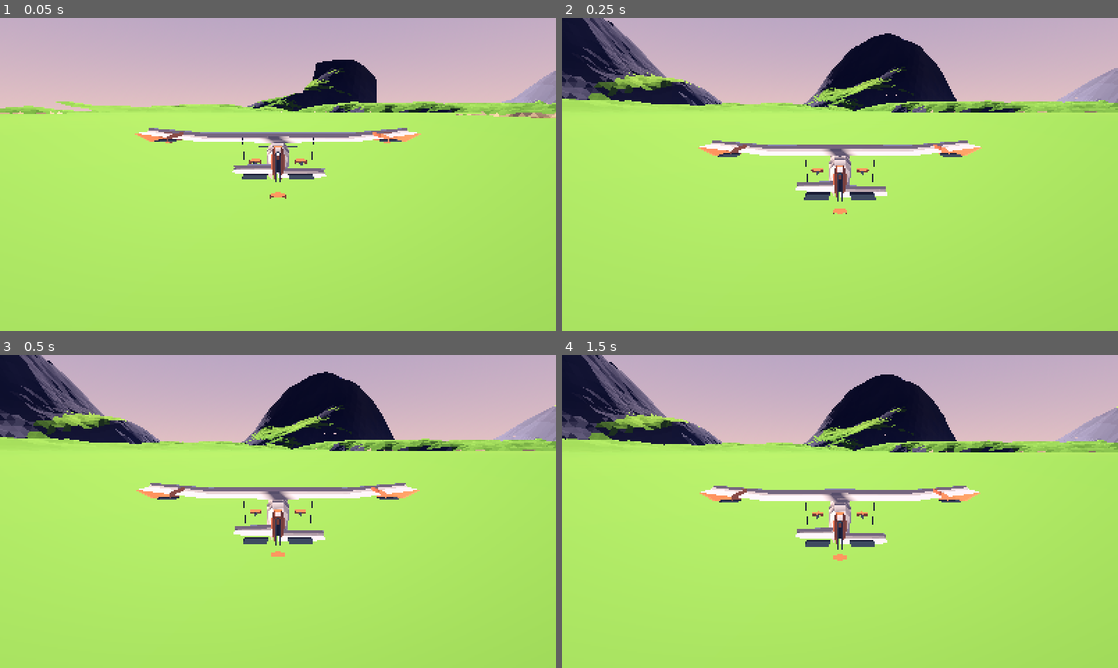
Above: before the commit, frames 1-4 (two rows, left to right).
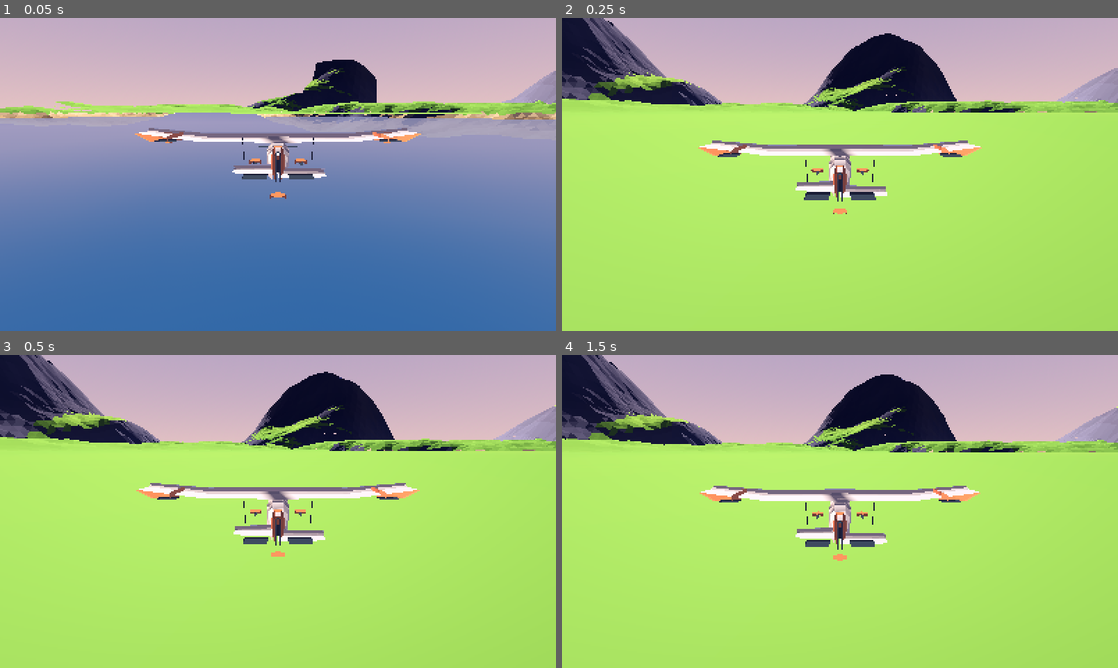
Above: after the commit, the same moments.

Repository: Virtualord/zephyr-way
Game: Godot game, scene res://scenes/main/Main.tscn
Same seed, same stepped clock (60 frames per second), same inputs: the game is played once before the commit and once after it.
Inputs:
- Up to frame 1 (0.05 s): no input
- Up to frame 2 (0.25 s): no input
- Up to frame 3 (0.5 s): no input
- Up to frame 4 (1.5 s): hold D (roll_right) 0.53-1.28 s; hold Space (airbrake) from 1.28 s (still down)

The runs differ from the first frame. In frame 1, 67% of the frame differs, in the area x 0-100%, y 27-100%; in frame 2, nothing differs; in frame 3, nothing differs; in frame 4, nothing differs.

Commit message:
fix(world): chunk keys collided, leaving holes in the world
The chunk dictionary was keyed on a hash of the chunk's origin:
`x * 73856093 ^ y * 19349663`. That collides on symmetric positions — (3000, -1000)
and (-3000, 1000) hash identically — so one chunk silently overwrote another and the
build stopped at 246 of 289 with an empty queue and no error anywhere.

Found by rendering the island and looking at it. Every numeric test passed
throughout: built_chunk_count() was simply smaller than the grid, and the missing
chunks were holes in the world with nothing to notice them by. The aerial view
showed a slab of terrain hanging in the sky that turned out to be the gap.

Replaced with a string key, which cannot collide. The cost is irrelevant at this
scale — a few hundred string builds when the focus moves.

Also fixed, from the same renders:

- The sea plane stopped at the same 3000 m as the terrain grid, so the world ended
  in a hard rectangular edge with sky behind it. Invisible from the ground, glaring
  from the air. Now sized from the island radius, subdivided so it has vertices to
  bend with, and far enough out to cover the terrain it sits under.
- The chunk grid's border was 2 chunks, which put the grid's edge inside the view
  frustum from altitude. Widened, and the reasoning recorded: a grid edge that ends
  in view reads as a hard line, and the grid is square so its corners reach
  sqrt(2) further than its edges.
- visibility_range_end was 3600 m against a 3000 m grid, so chunks could be culled
  while still in view.

Two scene_test.gd checks added, both of which would have caught this: every chunk of
the grid must be built, and chunk keys must be unique. The second checks the
mechanism directly, because the count alone cannot distinguish a key collision from a
grid that happens to have no symmetric pair.

Diff:
--- a/zephyr-way-opencode-pack/scripts/world/island.gd
+++ b/zephyr-way-opencode-pack/scripts/world/island.gd
@@ -16,14 +16,28 @@
 ## Distance in metres within which chunks are built at full detail.
 @export_range(200.0, 4000.0, 50.0) var detail_distance := 1100.0
 
-## Extent of the sea plane, in metres. Must exceed the island radius so the
-## horizon is water rather than an edge.
-@export var sea_extent := 6000.0
+## How far the sea plane reaches, in multiples of the island radius.
+##
+## The sea has to reach the edge of the built terrain, not merely the shoreline.
+## Everything outside the chunk grid is absent geometry, so a sea plane that stops
+## short of it leaves a hard rectangular edge in the world with sky showing through
+## behind -- invisible from the ground, where the sea fills the horizon anyway, and
+## glaring from the air. Measured: the grid reached 3000 m and the sea plane also
+## stopped at 3000 m, and the aerial view showed the island as a slab floating in
+## sky.
+##
+## Beyond the terrain's own edge the seabed keeps going -- `height_at()` returns
+## water indefinitely -- so the plane is what has to cover the gap, and it has to be
+## generous because it is also the horizon when flying.
+@export_range(2.0, 20.0, 0.5) var sea_extent_factor := 8.0
 @export var sea_color := Color("#1CA7C6")
 @export var sea_deep_color := Color("#0A4F8F")
 
-## Distance at which coarse chunks fade out, in metres.
-@export_range(1000.0, 8000.0, 100.0) var visibility_range := 3600.0
+## Distance at which terrain chunks fade out, in metres.
+##
+## Must exceed the grid's own half-extent, or chunks disappear while the camera can
+## still see them.
+@export_range(1000.0, 20000.0, 100.0) var visibility_range := 6000.0
 
 ## Chunks built per frame while filling in.
 ##
@@ -137,11 +151,18 @@
 
 ## Key identifying a chunk at a given detail level.
 ##
-## The detail is part of the key so both versions can coexist during a rebuild
-## without one overwriting the other.
-func _key_for(origin: Vector2, near: bool) -> int:
-	var detail := 1 if near else 0
-	return (int(origin.x) * 73856093) ^ (int(origin.y) * 19349663) ^ (detail * 83492791)
+## A String, not a hash of the coordinates.
+##
+## The previous key was `x * 73856093 ^ y * 19349663`, which collides on symmetric
+## positions: `(3000, -1000)` and `(-3000, 1000)` both hash to the same value, so
+## one chunk silently overwrote another and the build stopped at 246 of 289 with an
+## empty queue and no error. Nothing reported it — `built_chunk_count()` was simply
+## smaller than the grid, and the missing chunks were holes in the world.
+##
+## A string key cannot collide, and the cost is irrelevant at this scale: it is
+## computed a few hundred times when the focus moves.
+func _key_for(origin: Vector2, near: bool) -> String:
+	return "%d_%d_%s" % [int(origin.x), int(origin.y), "n" if near else "f"]
 
 
 ## Shared terrain material.
@@ -170,8 +191,15 @@
 ## A simple two-tone gradient by depth rather than a shader: milestone 04 owns the
 ## stylized ocean, and this only needs to read as water and provide a horizon.
 func _build_sea() -> void:
+	# Sized from the island rather than set, so growing the island cannot leave the
+	# sea short of the terrain. Subdivided as well, because a 32 km plane built from
+	## two triangles has no vertices to bend for a horizon, and its single huge quad
+	# is where precision problems show up first.
+	var extent := generator.island_radius * sea_extent_factor
 	var plane := PlaneMesh.new()
-	plane.size = Vector2(sea_extent, sea_extent)
+	plane.size = Vector2(extent, extent)
+	plane.subdivide_width = 8
+	plane.subdivide_depth = 8
 
 	_sea = MeshInstance3D.new()
 	_sea.name = "Sea"
@@ -192,6 +220,10 @@
 	material.transparency = BaseMaterial3D.TRANSPARENCY_ALPHA
 	material.albedo_color.a = 0.82
 	material.cull_mode = BaseMaterial3D.CULL_DISABLED
+	# No per-material fog toggle here: fog is a WorldEnvironment setting in Godot, not
+	# a material property, and `fog_enabled` does not exist on BaseMaterial3D. The sea
+	# is fogged by the same depth fog as the terrain, which is what makes the water
+	# recede into the haze at the horizon rather than staying a flat blue slab.
 	return material
 
 
--- a/zephyr-way-opencode-pack/scripts/world/terrain_builder.gd
+++ b/zephyr-way-opencode-pack/scripts/world/terrain_builder.gd
@@ -30,7 +30,12 @@
 
 ## Extra chunks beyond the island's edge, so the horizon is water rather than the
 ## edge of the terrain.
-const SEA_BORDER_CHUNKS := 2
+##
+## Enough to push the grid's boundary past where the camera can see it. A grid that
+## ends inside the view frustum reads as a hard rectangular edge with sky behind it,
+## which is invisible from the ground and glaring from the air. The grid's *corners*
+## reach `half_extent * sqrt(2)`, so the border is measured against that.
+const SEA_BORDER_CHUNKS := 4
 
 var generator: TerrainGenerator
 
@@ -53,10 +58,16 @@
 	return _grid_chunks
 
 
+## Half-extent of the built terrain, in metres.
+func grid_extent() -> float:
+	return float(_grid_chunks) * CHUNK_SIZE
+
+
 func _build_origin_cache() -> void:
-	# Enough chunks to reach the island's land, plus a sea border. A fixed count was
-	# wrong twice over: too small for a larger island, which left the shoreline
-	# unbuilt, and larger than needed for a smaller one, which built a lot of ocean.
+	# Enough chunks to reach the island's land, plus a border that keeps the grid's
+	# edge out of sight. A fixed count was wrong twice over: too small for a larger
+	# island, which left the shoreline unbuilt, and larger than needed for a smaller
+	# one, which built a lot of ocean.
 	_grid_chunks = int(ceil(generator.island_radius / CHUNK_SIZE)) + SEA_BORDER_CHUNKS
 	_origins = []
 	for x in range(-_grid_chunks, _grid_chunks + 1):
